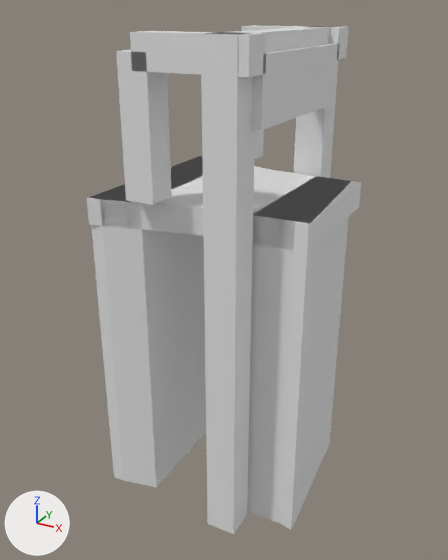
Two versions of the glTF model models/groot-ammers/groot-ammers-brug-4f0372da/groot-ammers-brug-4f0372da.glb, one commit apart.
The view is the same before and after, from a camera (50 mm lens) standing at (8.61, -16.56, 5.3) and looking at (-0.35, -0.28, -2.84). The axes (+X, +Y, +Z) are drawn at lower left. The lights are the same throughout. The first picture is the older version.

Objects in the first picture: 'building:balans', 'building:balans 2', 'building:contragewicht', 'building:hamei', 'building:hamei 2', 'building:hangstang', 'building:hangstang 2', 'building:portaal', 'road:dek', 'road:landhoofd (aangenomen)', 'road:landhoofd (aangenomen) 2'.
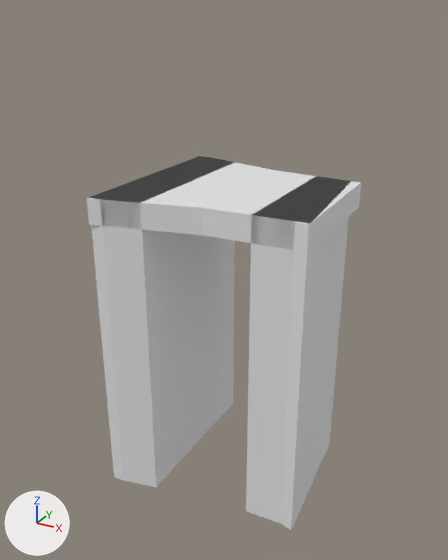
What changed in the scene script:
```text
Remove ob_building_hamei:
    ob_building_hamei = bpy.data.objects.new('building:hamei', me_hamei)
    ob_building_hamei.location = (0.0, 0.0, 0.0)
Remove ob_building_hamei_2:
    ob_building_hamei_2 = bpy.data.objects.new('building:hamei 2', me_hamei_2)
    ob_building_hamei_2.location = (0.0, 0.0, 0.0)
Remove ob_building_portaal:
    ob_building_portaal = bpy.data.objects.new('building:portaal', me_portaal)
    ob_building_portaal.location = (0.0, 0.0, 0.0)
Remove ob_building_balans:
    ob_building_balans = bpy.data.objects.new('building:balans', me_balans)
    ob_building_balans.location = (0.0, 0.0, 0.0)
Remove ob_building_hangstang:
    ob_building_hangstang = bpy.data.objects.new('building:hangstang', me_hangstang)
    ob_building_hangstang.location = (0.0, 0.0, 0.0)
Remove ob_building_balans_2:
    ob_building_balans_2 = bpy.data.objects.new('building:balans 2', me_balans_2)
    ob_building_balans_2.location = (0.0, 0.0, 0.0)
Remove ob_building_hangstang_2:
    ob_building_hangstang_2 = bpy.data.objects.new('building:hangstang 2', me_hangstang_2)
    ob_building_hangstang_2.location = (0.0, 0.0, 0.0)
Remove ob_building_contragewicht:
    ob_building_contragewicht = bpy.data.objects.new('building:contragewicht', me_contragewicht)
    ob_building_contragewicht.location = (0.0, 0.0, 0.0)
```

Pixel boxes (x1, y1, x2, y2) of what changed, in the pictures (448 x 560 px):
'building:hamei 2', deleted: before (201, 32, 255, 534)
'building:hangstang 2', deleted: before (116, 50, 172, 205)
'building:contragewicht', deleted: before (252, 44, 340, 130)
'building:balans 2', deleted: before (130, 31, 267, 77)
'building:hamei', deleted: before (294, 26, 335, 178)
'building:portaal', deleted: before (219, 27, 329, 52)
'building:balans', deleted: before (242, 25, 349, 59)
'building:hangstang', deleted: before (254, 130, 264, 160)
